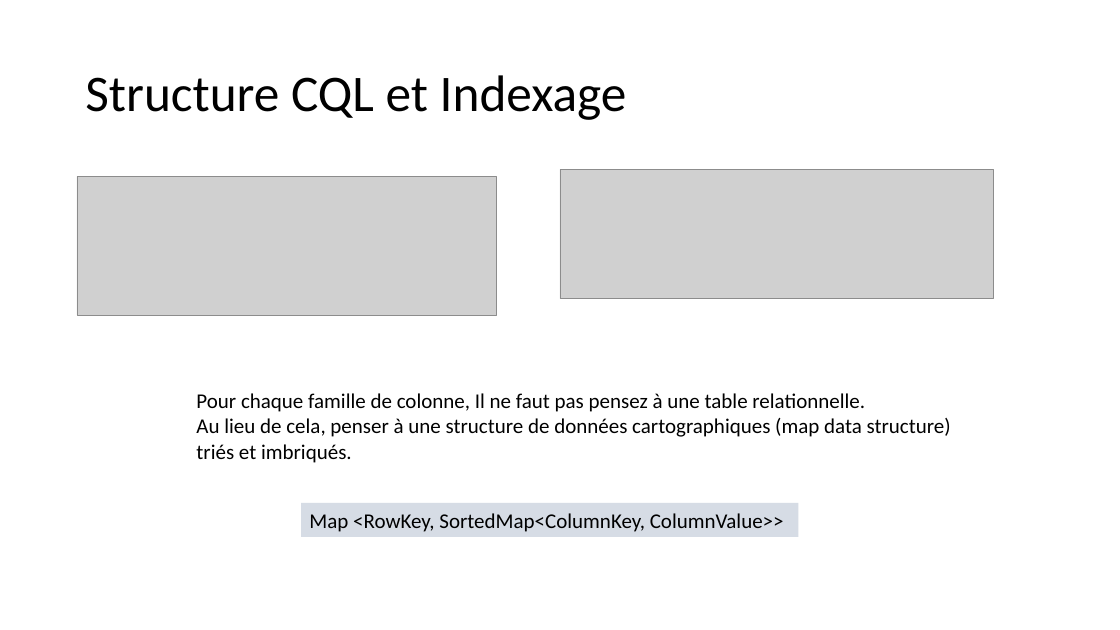
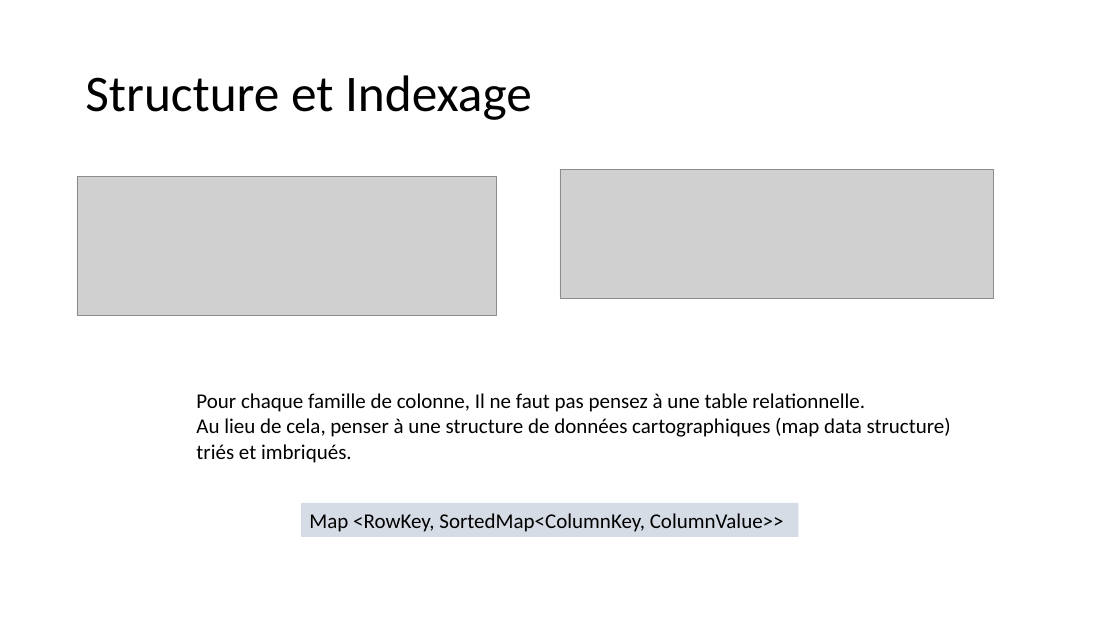
Before and after one commit to khalilbsaibes/cassandra, a slide deck: slide 7 of Cassandra.pptx. Drawn at 1120x630 pixels with LibreOffice and Linux fonts; fonts in the diff are those of the drawing; grey boxes stand for pictures. Boxes give left, top, right and bottom in pixels: in the first picture for what was removed or moved away, otherwise in the second. Text is boxed around its words. In the diff, an @@ line names an element or a change of style, - is before the commit and + after.

```diff
--- a/Cassandra.pptx
+++ b/Cassandra.pptx
@@ title at box(85, 75, 532, 120): text changed @@
-Structure CQL et Indexage
+Structure et Indexage
```
Also in this commit, not shown: 2 other slides changed, 8 slides added.
